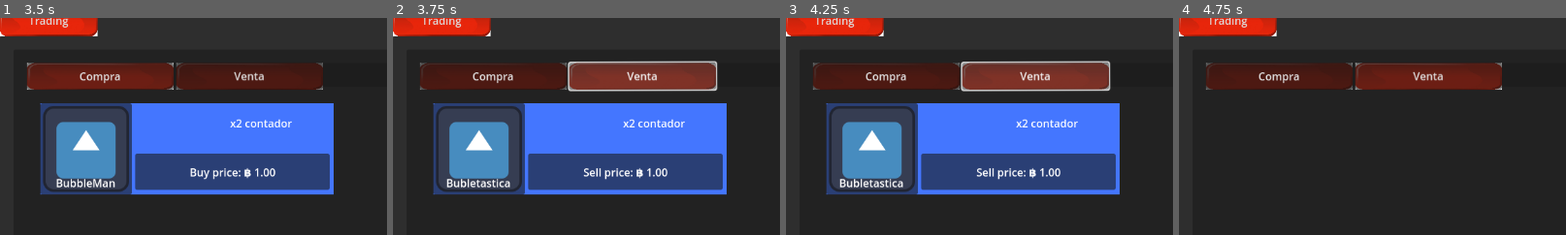
Above: before the commit, frames 1-4 (left to right).
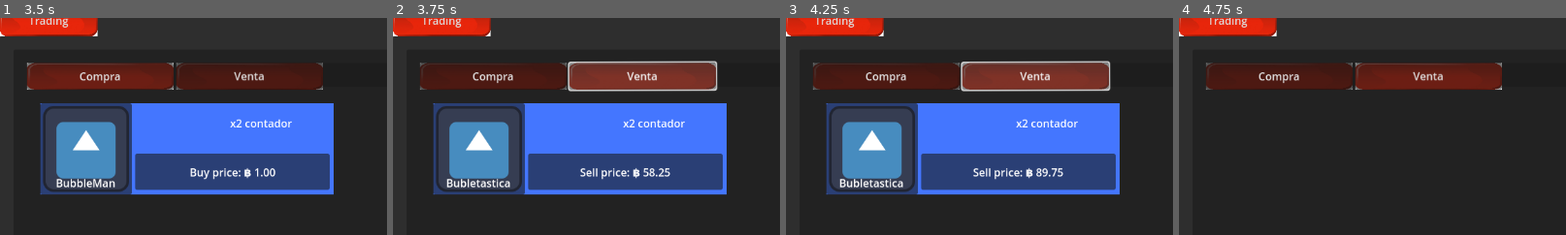
Above: after the commit, the same moments.

Repository: Chofitet/BubbleCoin
Game: Godot game, scene res://Scenes/Web_Window/web_window.tscn
The game is run twice, just before and just after one commit, with the same random seed, the same clock (stepped at 60 frames per second) and the same inputs. This scene is started directly instead of the project's main scene. The engine's default icon, where the game draws it, is replaced by a stand-in: a white triangle on a blue panel in a dark square.
Inputs (mouse positions are % of the whole screen's width and height, from its top left):
- Up to frame 1 (3.5 s): click "Trading" at 0.5 s; click "Compra" at 1.25 s; click (11, 40) at 2.02 s; click "Buy price: ฿ 1.00" at 2.75 s
- Up to frame 2 (3.75 s): click "Venta" at 3.5 s
- Up to frame 3 (4.25 s): no input
- Up to frame 4 (4.75 s): click "Sell price: ฿ 1.00" (after the commit: "Sell price: ฿ 89.75") at 4.25 s
The pictures show only the part of the screen within x 0-50%, y 10-60%; the shares and areas given below are measured in that part.

Frame 1 is identical in both runs. In frame 2, 0.7% of the frame differs, in the area x 48-72%, y 69-75%; in frame 3, 0.7%; in frame 4, nothing differs.

Commit message:
add increase sell price to process

Diff:
--- a/bubblecoin/Scenes/Bubble/BubbleData.gd
+++ b/bubblecoin/Scenes/Bubble/BubbleData.gd
@@ -2,11 +2,17 @@
 class_name BubbleData
 
 @export var bubble_name : String = "";
-@export var init_sell_price : float = 1.0;
-@export var init_buy_price : float = 1.0;
+@export var sell_price : float = 0.5;
+@export var buy_price : float = 1.0;
+@export var increment_amount : float = 0.05
 
 @export var modifier_description : String = "x2 contador"
 
 #Ver si hacer que los bonificadores sean resourses tmb
 @export var multiplier : float = 2.0
 @export var addition : float = 0
+
+
+func increase_sell_price(fame: float, delta: float):
+	#sell_price *= ((100.0 + fame) / 100.0)
+	sell_price += fame + increment_amount
--- a/bubblecoin/Scenes/Bubble/bubble.gd
+++ b/bubblecoin/Scenes/Bubble/bubble.gd
@@ -15,21 +15,31 @@
 	$BuyBtn.visible = not in_inventory
 	$SellBtn.visible = in_inventory
 
-func set_bubble_data(bubbleData : BubbleData):
+func set_bubble_data(bubbleData : BubbleData) -> void:
 	bubble_data = bubbleData
-	set_buy_price(bubbleData.init_buy_price)
-	set_sell_price(bubbleData.init_sell_price)
+	set_buy_price(bubbleData.buy_price)
+	set_sell_price(bubbleData.sell_price)
 	set_name_description(bubbleData.bubble_name, bubbleData.modifier_description)
 
-func set_buy_price(price):
-	$BuyBtn/BuyPrice.text = "Buy price: ฿ %.2f" % price
+func set_buy_price(price) -> void:
+	bubble_data.buy_price = price
+	$BuyBtn/BuyPrice.text = "Buy price: ฿ %.2f" % bubble_data.buy_price
 
-func set_sell_price(price):
-	$SellBtn/SellPrice.text = "Sell price: ฿ %.2f" % price
+func set_sell_price(price) -> void:
+	bubble_data.sell_price = price
+	update_sell_price()
+
+func _process(delta: float) -> void:
+	update_sell_price()
+
+func update_sell_price() -> void:
+	$SellBtn/SellPrice.text = "Sell price: ฿ %.2f" % bubble_data.sell_price
 
 func set_name_description(_name, description):
-	$name.text = _name
-	$ModifierDescription.text = description
+	bubble_data.bubble_name = _name
+	bubble_data.modifier_description = description
+	$name.text = bubble_data.bubble_name
+	$ModifierDescription.text = bubble_data.modifier_description
 
 func buy() -> void:
 	PlayerVariables.AddBubble(bubble_data)
--- a/bubblecoin/Scenes/Web_Window/MarketManager.gd
+++ b/bubblecoin/Scenes/Web_Window/MarketManager.gd
@@ -4,3 +4,8 @@
 
 func _ready() -> void:
 	MarketVariables.Set_Bubbles_Of_Day(BubblesDay1)
+
+
+func _process(delta: float) -> void:
+	for bubble_data in PlayerVariables.BubbleInventory:
+		bubble_data.increase_sell_price(PlayerVariables.fame, delta)
--- a/bubblecoin/_Scripts/PlayerVariables.gd
+++ b/bubblecoin/_Scripts/PlayerVariables.gd
@@ -1,6 +1,8 @@
 extends Node
 
 var BubbleCoins : float
+
+var fame : float = 1
 
 var BubbleInventory: Array[BubbleData]  = []
 
Not shown: 1 places in bubblecoin/Scenes/Web_Window/Webs/Buy_web.tscn that only renumber resources
Not shown: 1 places in bubblecoin/Scenes/Web_Window/Webs/Sell_web.tscn that only renumber resources
Not shown: 1 places in bubblecoin/Scenes/Web_Window/Webs/trade_web.tscn that only renumber resources
Not shown: 1 places in bubblecoin/Scenes/Web_Window/web_window.tscn that only renumber resources
